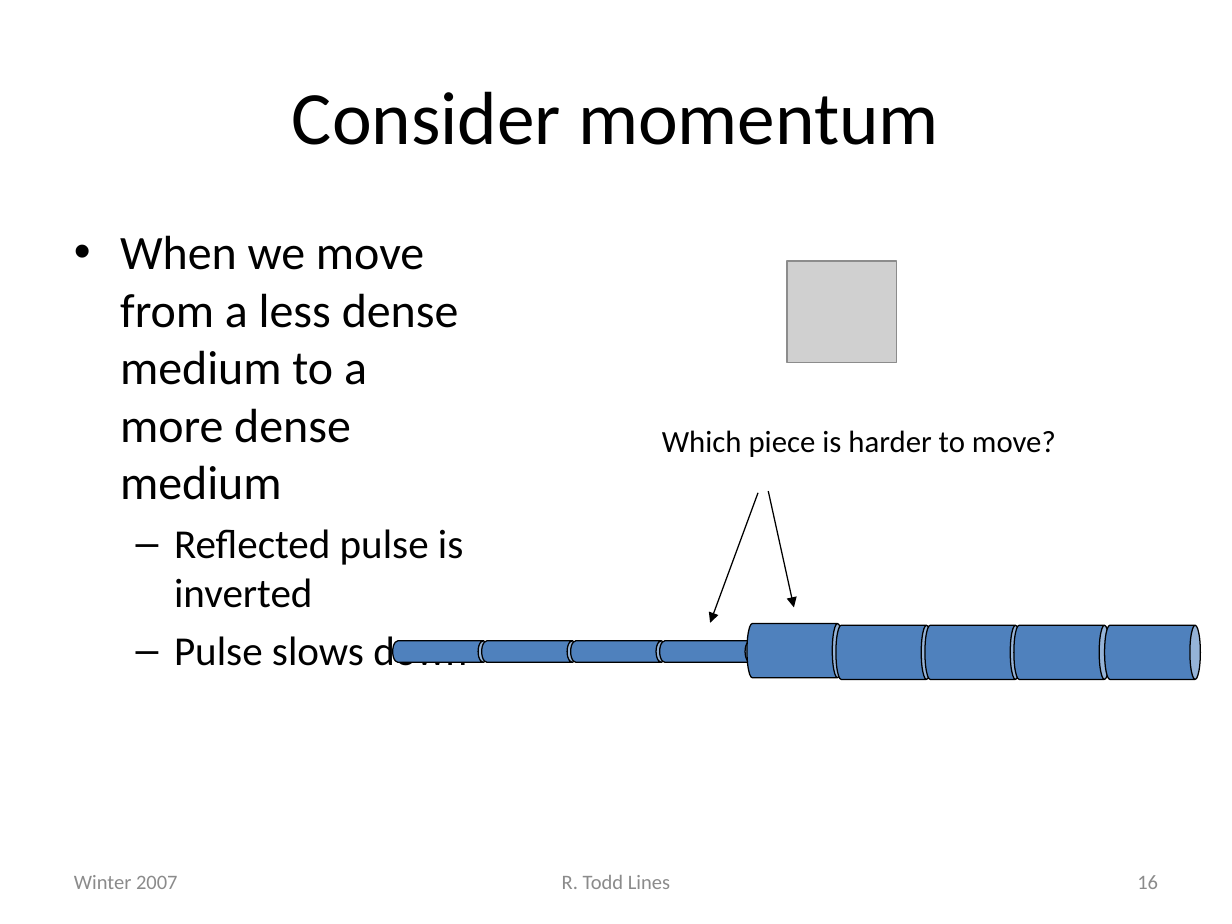
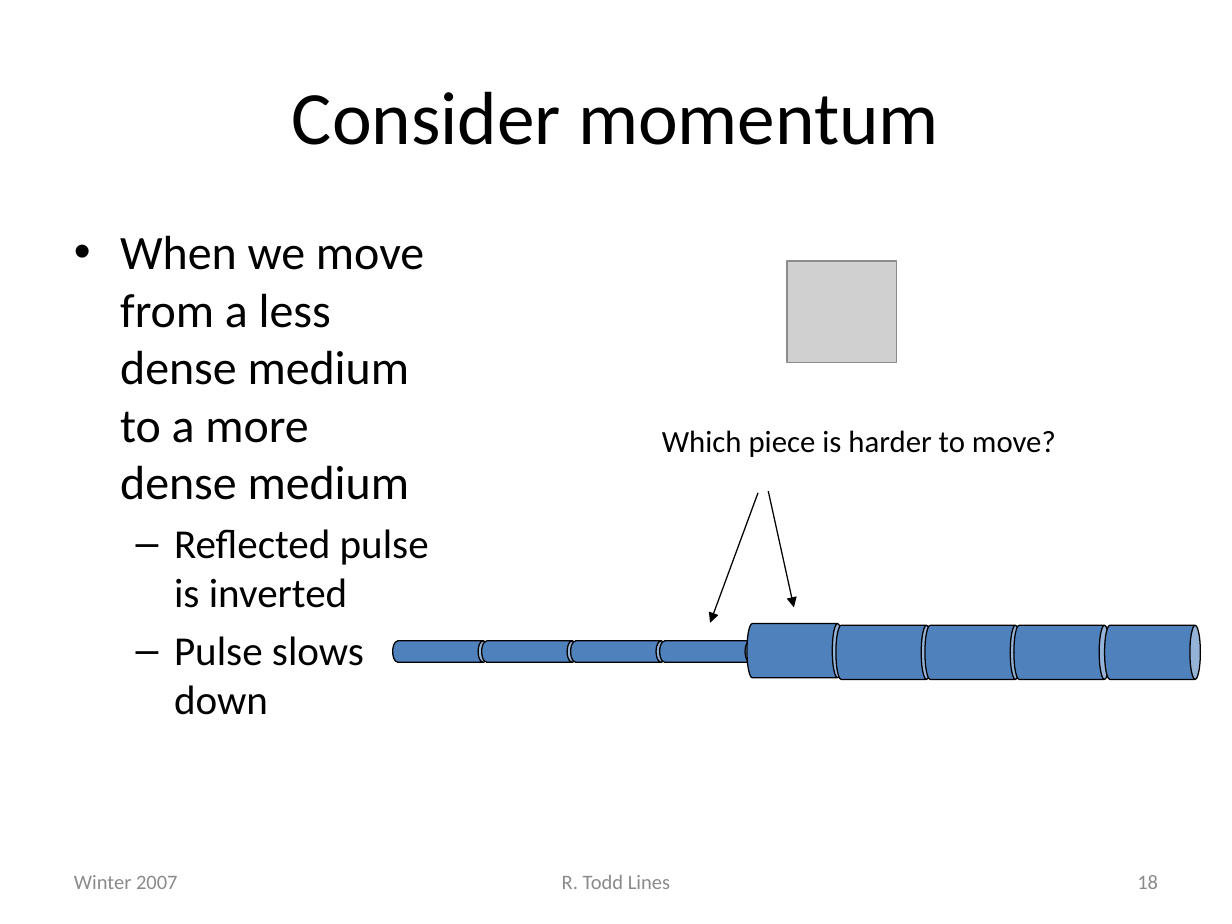
Before and after one commit to rtlines/PH223-Engineering-Physics, a slide deck: slide 18 of Slides/PH223_Lecture_06.pptx (slide 16 before the commit). Drawn at 1232x924 pixels with LibreOffice and Linux fonts; fonts in the diff are those of the drawing; grey boxes stand for pictures. Boxes give left, top, right and bottom in pixels: in the first picture for what was removed or moved away, otherwise in the second. Text is boxed around its words. In the diff, an @@ line names an element or a change of style, - is before the commit and + after.

```diff
--- a/Slides/PH223_Lecture_06.pptx
+++ b/Slides/PH223_Lecture_06.pptx
@@ text "When we move from a ..." rewrapped from (120,235,467,666) to (120,235,429,715) @@
@@ page number at (1137,875,1158,889): text changed @@
-16
+18
```
Also in this commit, not shown: 14 slides added, 7 slides removed, 35 other files.
